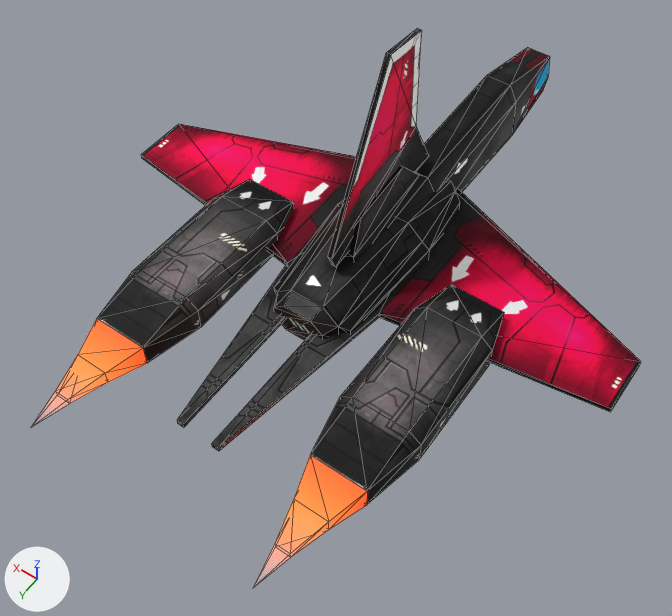
The glTF model gfx/ship3d/Hyena/hyena_pirate.gltf, before and after one commit.
The view is the same before and after, from a 50 mm lens placed at (-107.9, 177.6, 211.9), pointed at (-7.5, 37.0, -9.0). Lighting does not change. The marker at lower left points along +X, +Y and +Z. Mesh edges are drawn as thin lines. Where no turn or scale is listed for an object, it has been applied to the vertices. Vertices at the same position are counted once.

Objects in the first picture: 'base_glow', 'glow'.
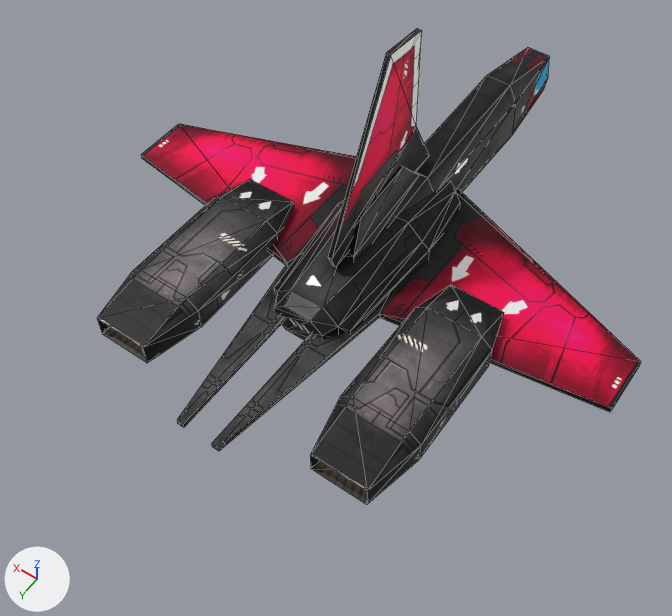
What differs and where, as boxes (x1, y1, x2, y2) in the pictures (672 x 616 px):
'glow', deleted: before (68, 319, 367, 541)
part 1 of me_base_001, recoloured: (97, 28, 637, 504) in both

What changed in the scene script:
```text
Add img_hyenaglo:
    img_hyenaglo = load_image('hyenaGLO', 'hyenaGLO.webp', 512, 512, 'sRGB')
Add mat_base:
    mat_base = bpy.data.materials.new('base')
    # uses the picture img_hyena_pirate
    # uses the picture img_hyenaglo
Change me_base_001:
    where me_base_001.from_pydata(...)  # 212 vertices, 380 faces; spans x -90.0..90.0, y -108.0..93.0, z -29.0..59.0
    used by ob_base_glow; location = (0.0, 0.0, 0.0)
    me_base_001 part 1: 380 faces spanning x -90.0..90.0, y -108.0..93.0, z -29.0..59.0 switch from mat_base_glow to mat_base
Remove ob_glow:
    ob_glow = bpy.data.objects.new('glow', me_hyena_001)
    ob_glow.location = (0.0, -7.6, 14.8)
```
